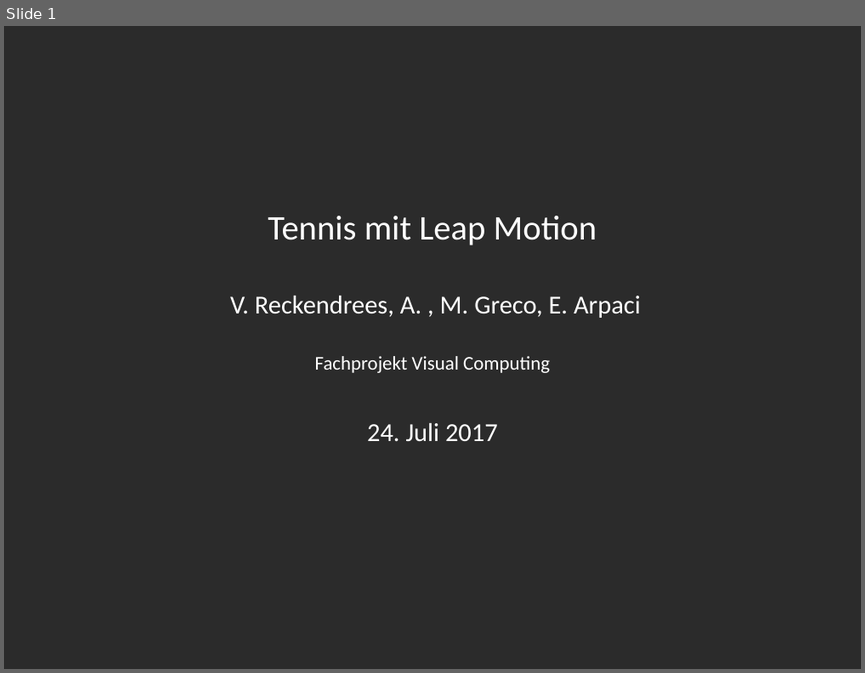
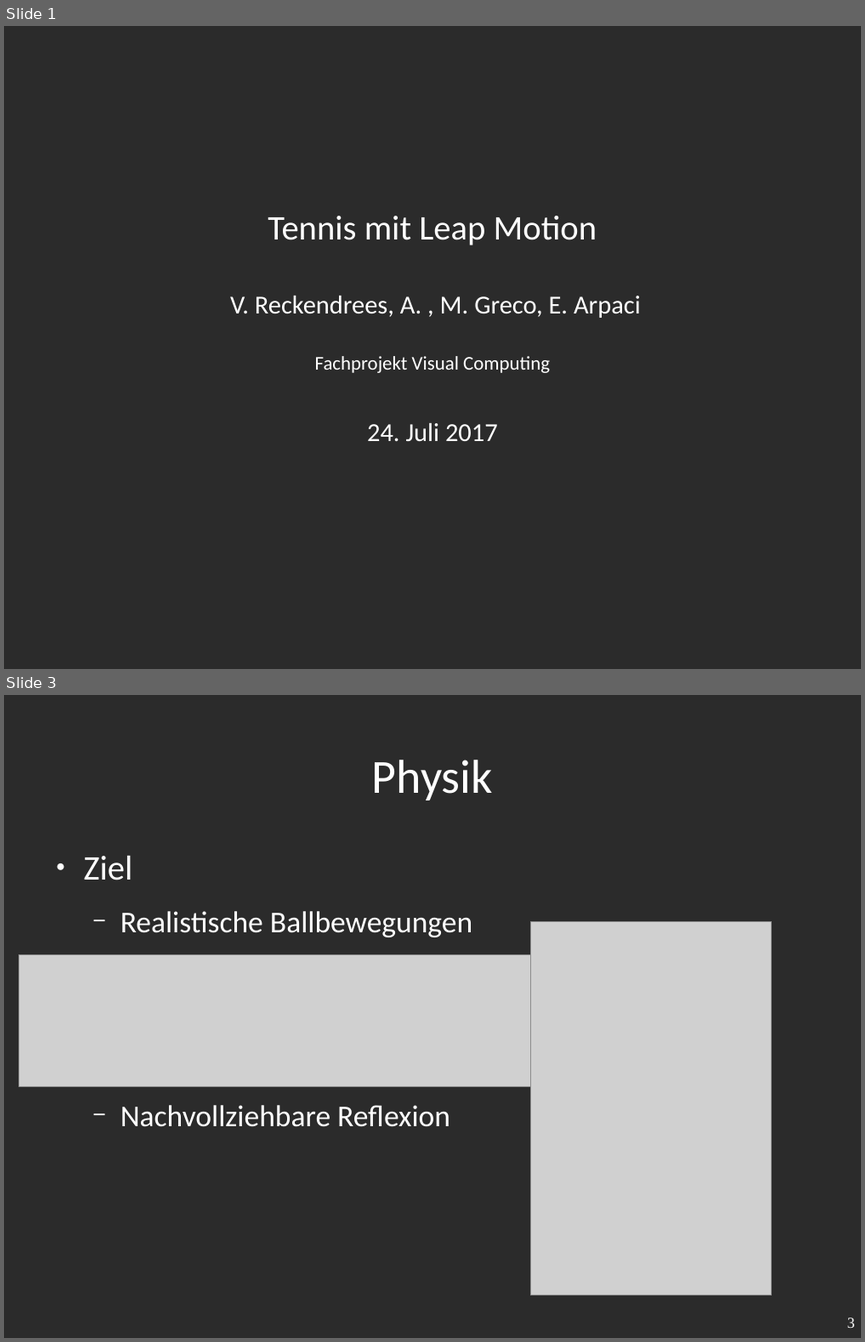
Before and after one commit to v1nc/Leap-Tennis-Ausarbeitung, a slide deck: Fachprojekt_Präsentation.odp. Shown one above the other, each under a label of ours: slide 1 before the commit, slides 1 and 3 after it; the slides between them are not shown. The pictures are 865x673 and 865x1342 pixels, drawn with LibreOffice and Linux fonts; fonts in the diff are those of the drawing; grey boxes stand for pictures; background and template pictures are left out; a plain dark background stands for a picture behind light text. Boxes give left, top, right and bottom in pixels: in the first picture for what was removed or moved away, otherwise in the second. Text is boxed around its words. In the diff, an @@ line names an element or a change of style, - is before the commit and + after.

Commit message:
presentation + images

```diff
--- a/Fachprojekt_Präsentation.odp
+++ b/Fachprojekt_Präsentation.odp
@@ slide 3 added at (x1=4, y1=695, x2=861, y2=1338), background picture (left out) @@
@@ title added at (x1=372, y1=760, x2=493, y2=800), 44 pt, text #FFFFFF @@
+Physik
@@ text added at (x1=84, y1=855, x2=472, y2=1127), 28 pt, text #FFFFFF @@
+● Ziel
+  − Realistische Ballbewegungen
+  − Nachvollziehbare Reflexion
@@ picture added at (x1=530, y1=921, x2=772, y2=1294) @@
@@ picture added at (x1=19, y1=955, x2=540, y2=1087) @@
@@ page number added at (x1=847, y1=1317, x2=855, y2=1327), 14 pt, text #FFFFFF @@
+3
```
Also in this commit, not shown: 2 slides changed, 8 other slides added, 3 other files.
